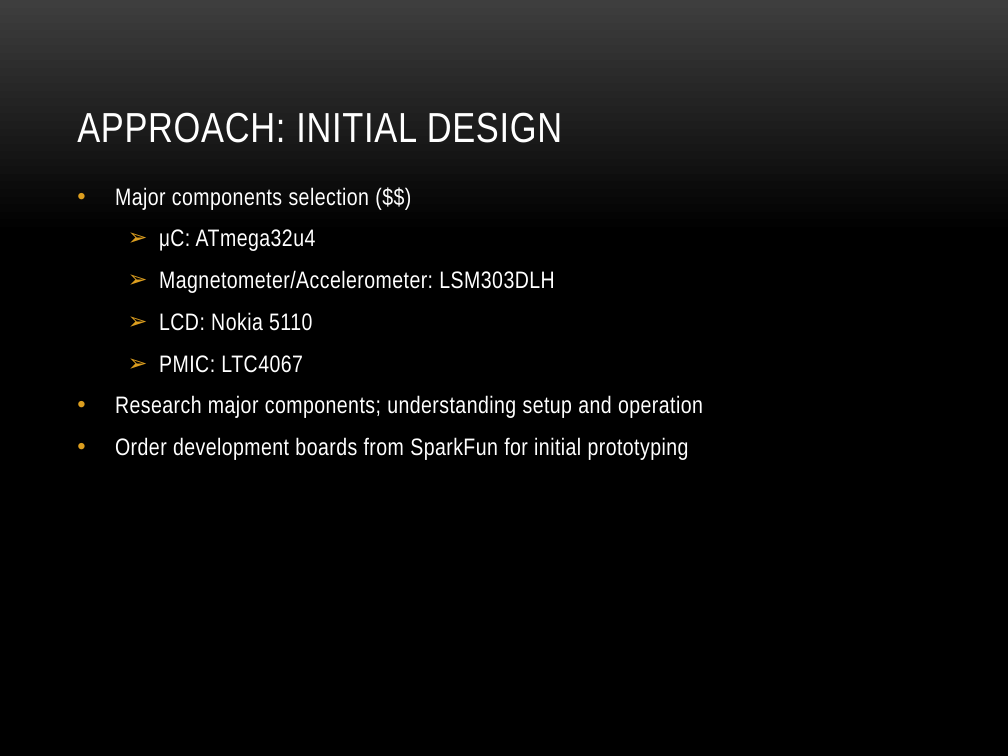
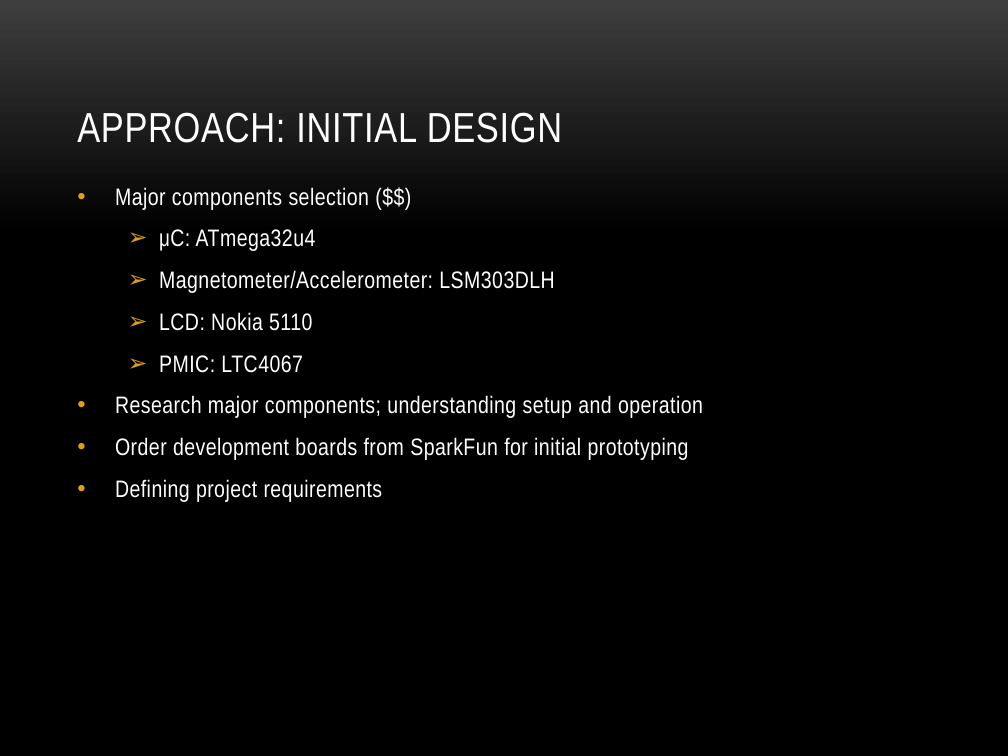
Before and after one commit to dosferatu/electronic-compass, a slide deck: slide 9 of Documentation/Project Documentation/Project Presentation.pptx. Drawn at 1008x756 pixels with LibreOffice and Linux fonts; fonts in the diff are those of the drawing; background and template pictures are left out. Boxes give left, top, right and bottom in pixels: in the first picture for what was removed or moved away, otherwise in the second. Text is boxed around its words. In the diff, an @@ line names an element or a change of style, - is before the commit and + after.

```diff
--- a/Documentation/Project Documentation/Project Presentation.pptx
+++ b/Documentation/Project Documentation/Project Presentation.pptx
@@ text at box(115, 479, 383, 502): paragraph added @@
+• Defining project requirements
```
Also in this commit, not shown: 3 other slides changed, 1 other file.
